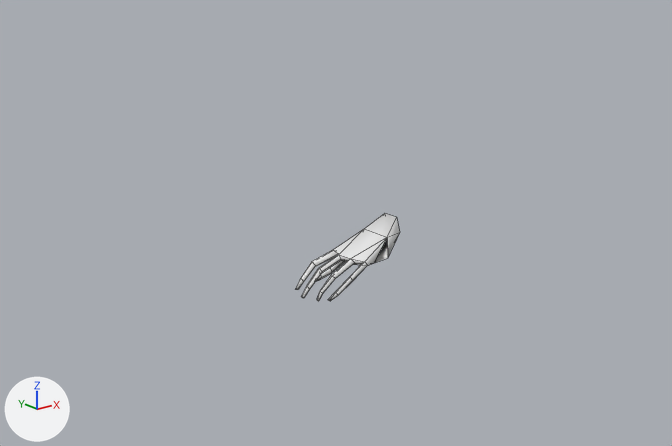
Before and after pictures for a commit that changed the Blender file clients/web/documentation/samples/export/blender/blend_files/hand.blend.
Camera for both pictures: a camera (50 mm lens) standing at (-94.7, -114.1, 58.7) and looking at (-3.2, 0.3, 12.9). Every picture has the same lights, and +X, +Y and +Z are marked at lower left. Mesh edges are drawn as thin lines.

Before the edit, the objects in view are built like this:
```python
me_rad_mesh = bpy.data.meshes.new('rad_mesh')
me_rad_mesh.from_pydata(...)  # 96 vertices, 116 faces; spans x 45.0..380.0, y 145.0..355.0, z -63.0..155.0
me_rad_mesh.polygons.foreach_set('use_smooth', [True] * 116)
ob_rad_object = bpy.data.objects.new('rad_object', me_rad_mesh)
ob_rad_object.location = (-13.1, -2.2, 20.8)
ob_rad_object.rotation_euler = (4.712, 0.0, 0.0)  # degrees (270, 0, 0)
ob_rad_object.scale = (0.0559, 0.0559, 0.0559)
```
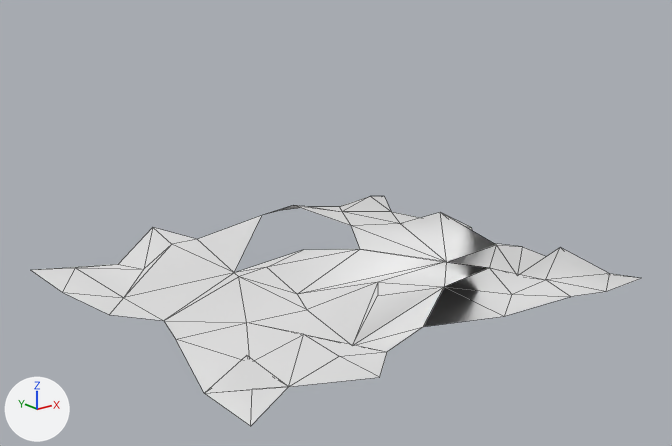
Commit message: Added more points to the hand geometry. Started creating test faces in the hand geometry's .blend file.

Where the change shows, as pixel boxes (x1, y1, x2, y2) in the pictures (672 x 446 px):
'rad_object', reshaped, moved, rescaled: before (296, 213, 400, 301); after (31, 196, 641, 426)
part 1 of me_rad_mesh, added: after (31, 196, 641, 426)
part 2 of me_rad_mesh, deleted: before (296, 213, 400, 301)

The change, as a diff of the scene's bpy script:
```diff
--- a/clients/web/documentation/samples/export/blender/blend_files/hand.blend.py
+++ b/clients/web/documentation/samples/export/blender/blend_files/hand.blend.py
@@ me_rad_mesh @@
 # used by ob_rad_object; location = (-13.1, -2.2, 20.8); rotation_euler = (4.712, 0.0, 0.0), in degrees (270, 0, 0); scale = (0.0559, 0.0559, 0.0559)
-me_rad_mesh.from_pydata(...)  # 96 vertices, 116 faces; spans x 45.0..380.0, y 145.0..355.0, z -63.0..155.0
+me_rad_mesh.from_pydata(...)  # 164 vertices, 94 faces; spans x 0.0..420.0, y 145.0..370.0, z -155.0..209.0
+# me_rad_mesh part 1: a new loose piece of 64 vertices spanning x 0.0..420.0, y 332.0..366.0, z -155.0..209.0
+# me_rad_mesh part 2
+# 116 faces are deleted
+# 4 vertices are added at (338.0, 250.0, 71.0), (224.0, 292.0, -31.0), (260.0, 370.0, 39.0), (292.0, 336.0, 47.0)
@@ ob_rad_object @@
 ob_rad_object = bpy.data.objects.new('rad_object', me_rad_mesh)
-ob_rad_object.location = (-13.1, -2.2, 20.8)
+ob_rad_object.location = (-41.3, -2.1, 70.8)
 ob_rad_object.rotation_euler = (4.712, 0.0, 0.0)  # degrees (270, 0, 0)
-ob_rad_object.scale = (0.0559, 0.0559, 0.0559)
+ob_rad_object.scale = (0.188, 0.188, 0.188)
```
